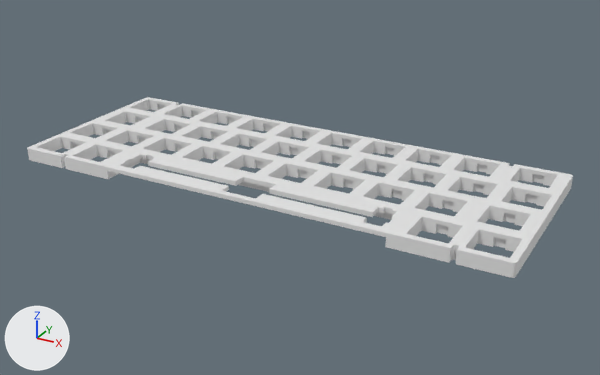
What one commit did to the Blender file Blender Models/Plate.blend.
One viewpoint serves both versions: a 50 mm lens placed at (242.9, -217.3, 122.7), pointed at (102.8, 37.4, -4.6). Arrows for +X, +Y and +Z are at lower left; the lights stay in place.

Objects in the first picture: 'Plate'.
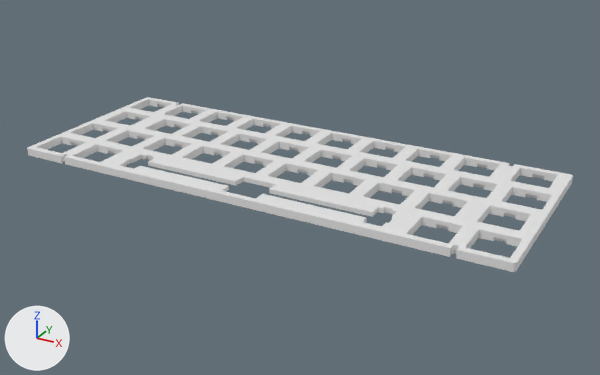
ob_plane is not drawn itself; it is used by a modifier of ob_plate.

The change, as a list of edits to the scene's bpy script:
```text
Change me_cube_036:
    where me_cube_036.from_pydata(...)  # 8 vertices, 6 faces; spans x -5.0..5.0, y -13.5..6.0, z -10.3..0.3
    used by ob_stabilizer_indent; location = (97.61, 10.18, 3.4); scale = (11.3, 1.5, 1.0)
    me_cube_036 part 1: the whole mesh is scaled about its middle by (1, 0.613, 1), then moved by (0.0, 3.8, 0.0)
Add me_plane_001:
    me_plane_001.from_pydata([(-150.0, -150.0, 0.0), (150.0, -150.0, 0.0), (-150.0, 150.0, 0.0), (150.0, 150.0, 0.0)], [], [(0, 1, 3, 2)])
Change ob_plate:
    add _m = ob_plate.modifiers.new('Boolean.005', 'BOOLEAN')
    add _m.object = ob_plane
Add ob_plane:
    ob_plane = bpy.data.objects.new('Plane', me_plane_001)
    ob_plane.location = (123.0, 1.75, 2.0)
    ob_plane.hide_set(True)
```

Pixel boxes (x1, y1, x2, y2) of what changed, in the pictures (600 x 375 px; the box of a moved part takes in the faces that stretch with it):
'Plate', mesh rescaled, modifiers changed, reshaped
    before: (27, 97, 573, 278)
    after: (27, 97, 573, 272)
part 1 of me_cube_036, moved or reshaped (not visible afterwards)
    before: (107, 160, 140, 179)
